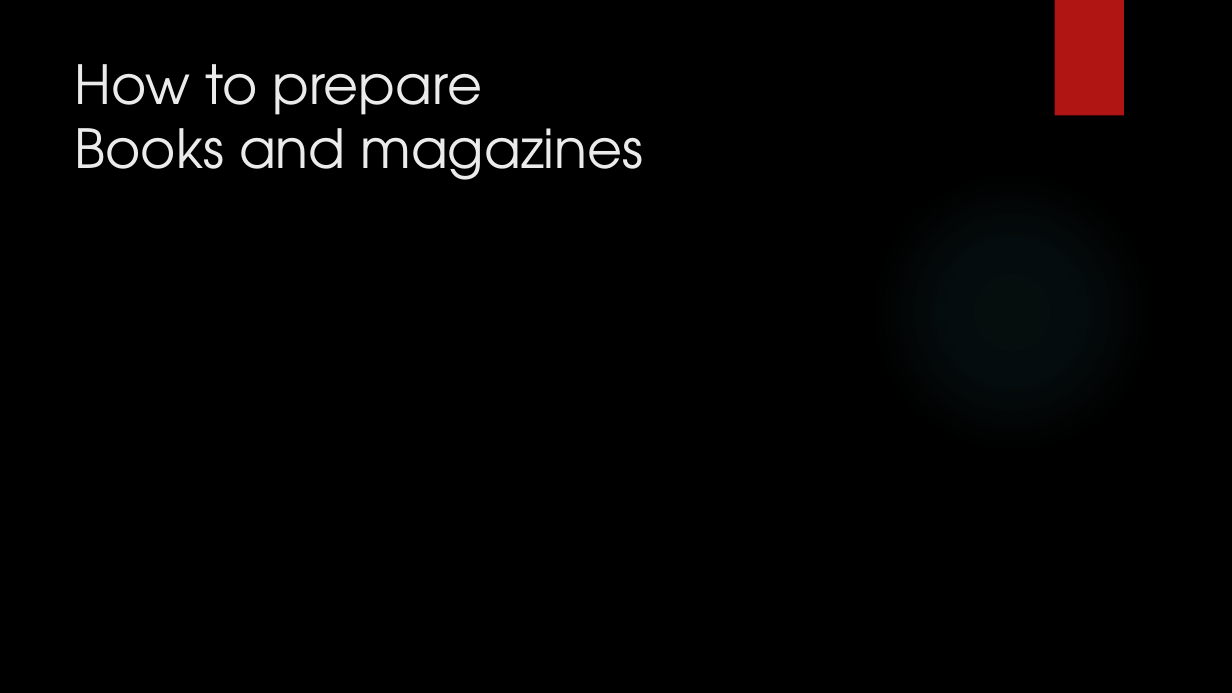
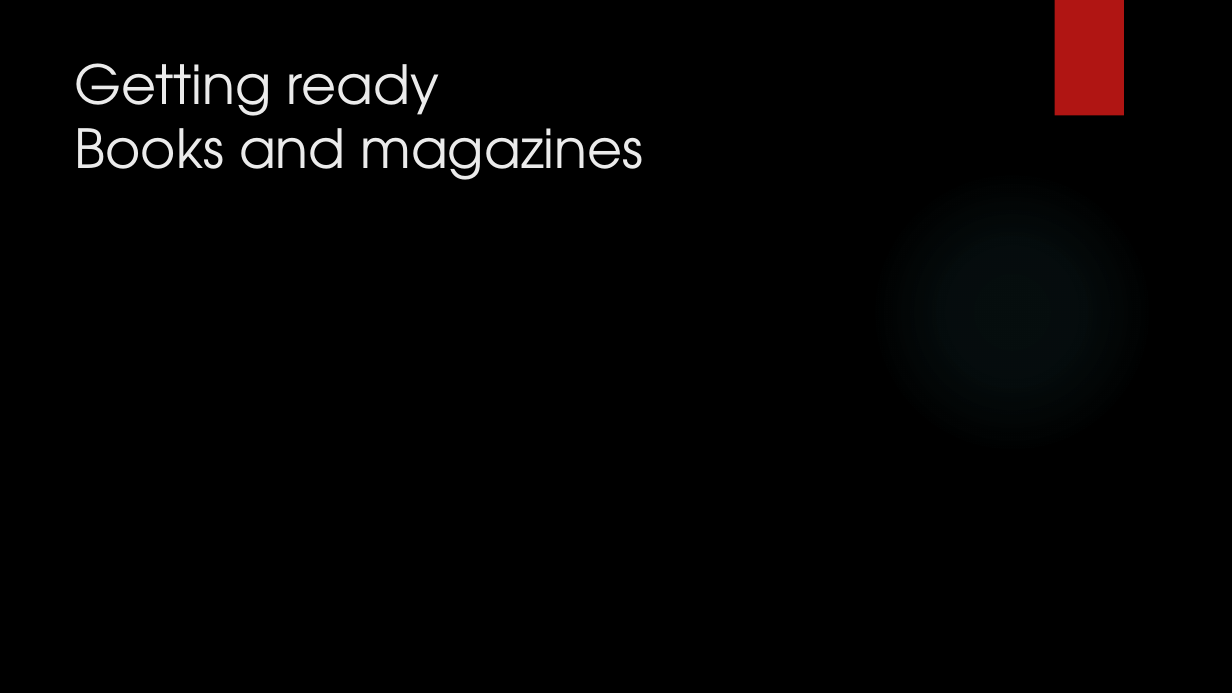
Before and after one commit to dennisdietrich/First180Days, a slide deck: slide 6 of Sitting in meetings all day long.pptx. Drawn at 1232x693 pixels with LibreOffice and Linux fonts; fonts in the diff are those of the drawing; background and template pictures are left out. Boxes give left, top, right and bottom in pixels: in the first picture for what was removed or moved away, otherwise in the second. Text is boxed around its words. In the diff, an @@ line names an element or a change of style, - is before the commit and + after.

```diff
--- a/Sitting in meetings all day long.pptx
+++ b/Sitting in meetings all day long.pptx
@@ title at (x1=75, y1=63, x2=644, y2=180): text changed @@
-How to prepare
-Books and magazines
+Getting ready
+Books and magazines
```
Also in this commit, not shown: 3 other slides changed, 2 slides added, 1 slide removed.
